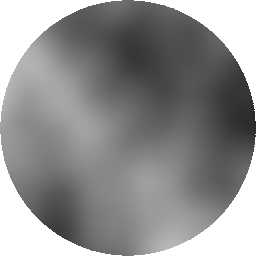
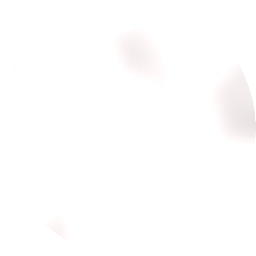
Revision of a layered 256 x 256 image; what changed, layer by layer:
added group "Noise" (multiply) with 2 layers above "Background" over box(0, 0, 256, 256)
renamed "Background copy" to "Color mask", blend multiply → addition, moved it into group "Noise", painted on it over box(0, 0, 256, 256)
showed "Background copy #1", moved it into group "Noise", painted on it over box(0, 0, 256, 256)
